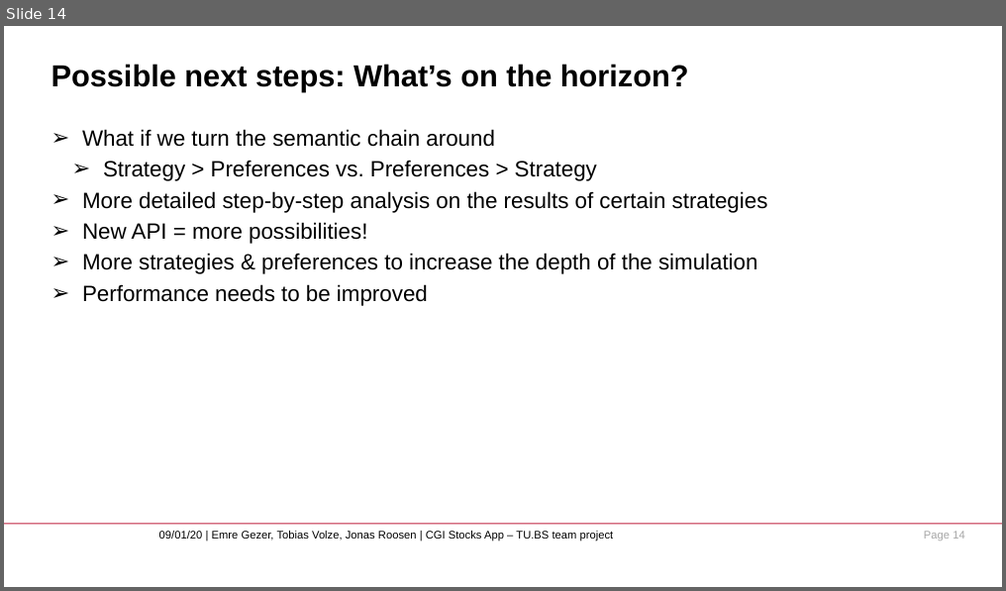
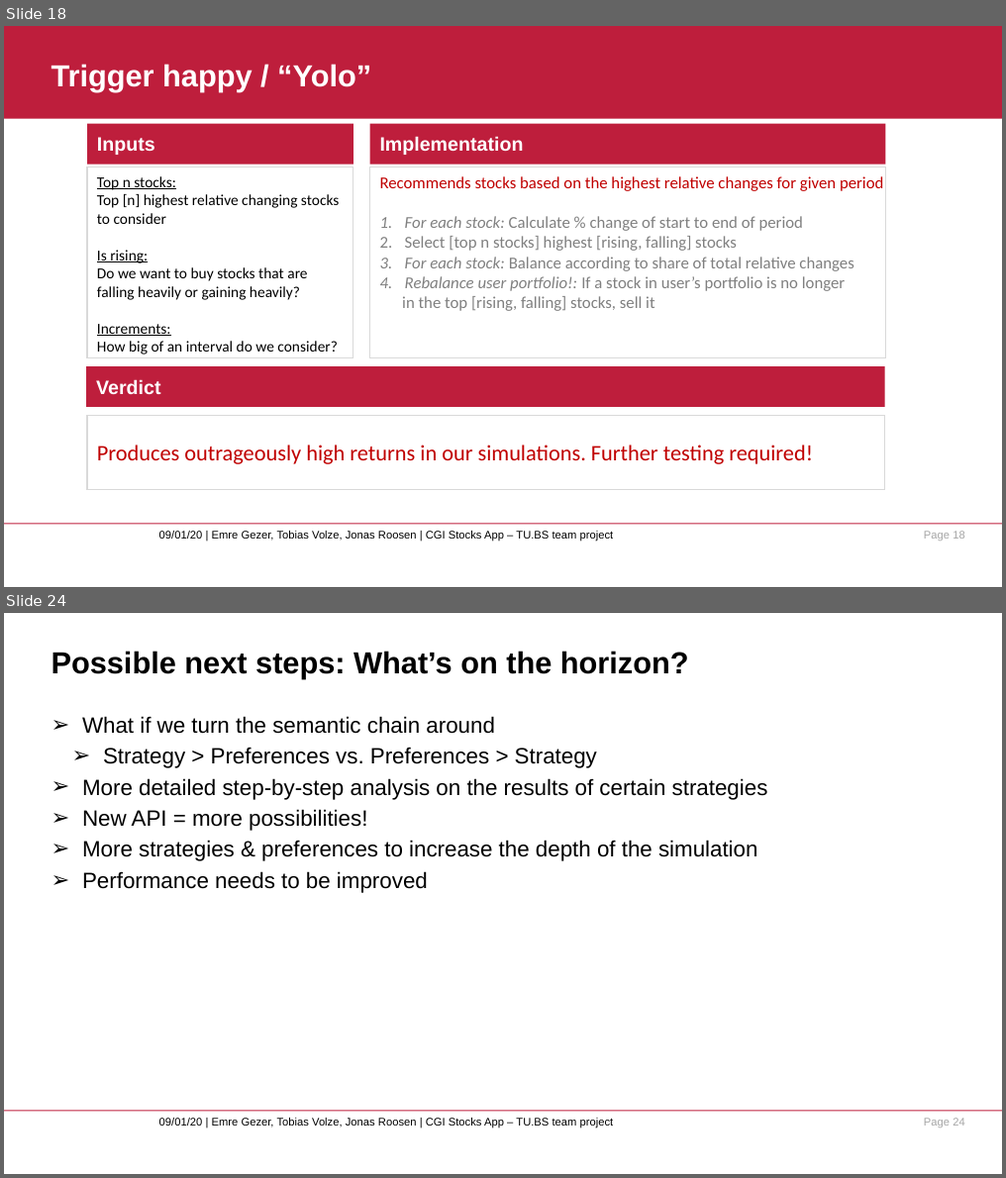
Before and after one commit to neoraven/Teamprojekt_SS20_CGI, a slide deck: presentation/TUBS_CGI_stocks_app_presentation.pptx. Shown one above the other, each under a label of ours: slide 14 before the commit, slides 18 and 24 after it; the slides between them are not shown. The pictures are 1006x591 and 1006x1178 pixels, drawn with LibreOffice and Linux fonts; fonts in the diff are those of the drawing; background and template pictures are left out. Boxes give left, top, right and bottom in pixels: in the first picture for what was removed or moved away, otherwise in the second. Text is boxed around its words. In the diff, an @@ line names an element or a change of style, - is before the commit and + after.

```diff
--- a/presentation/TUBS_CGI_stocks_app_presentation.pptx
+++ b/presentation/TUBS_CGI_stocks_app_presentation.pptx
@@ slide 18 added at (4,26,1002,587), background #FFFFFF; not listed: 3 template elements that a slide beside it also shows @@
@@ rectangle added at (4,26,1002,119), fill #BE1E3C @@
@@ title added at (52,64,371,92), 22 pt, text #FFFFFF, bold @@
+Trigger happy / “Yolo”
@@ rectangle added at (87,124,353,165), fill #BE1E3C, 14 pt, text #FFFFFF, bold @@
+Inputs
@@ rectangle added at (370,124,886,165), fill #BE1E3C, 14 pt, text #FFFFFF, bold @@
+Implementation
@@ rectangle added at (87,168,353,360), fill #FFFFFF, outline #D9D9D9 0.75 pt, 11 pt, text #000000 @@
+Top n stocks:
+Top [n] highest relative changing stocks
+to consider
+Is rising:
+Do we want to buy stocks that are
+falling heavily or gaining heavily?
+Increments:
+How big of an interval do we consider?
@@ rectangle added at (370,168,886,360), fill #FFFFFF, outline #D9D9D9 0.75 pt, 12 pt, text #808080 @@
+Recommends stocks based on the highest relative changes for given period
+1. For each stock: Calculate % change of start to end of period
+2. Select [top n stocks] highest [rising, falling] stocks
+3. For each stock: Balance according to share of total relative changes
+4. Rebalance user portfolio!: If a stock in user’s portfolio is no longer
+in the top [rising, falling] stocks, sell it
@@ rectangle added at (87,367,885,407), fill #BE1E3C, 14 pt, text #FFFFFF, bold @@
+Verdict
@@ rectangle added at (87,415,884,490), fill #FFFFFF, outline #D9D9D9 0.75 pt, 16 pt, text #C00000 @@
+Produces outrageously high returns in our simulations. Further testing required!
@@ what was slide 14 is now slide 24 @@
@@ page number at (924,1118,964,1128): text changed @@
-Page 14
+Page 24
```
Also in this commit, not shown: 1 slide changed, 10 other slides added, 2 slides removed.
